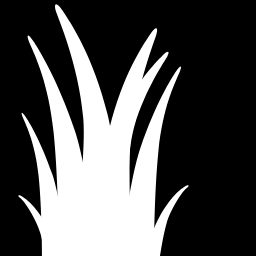
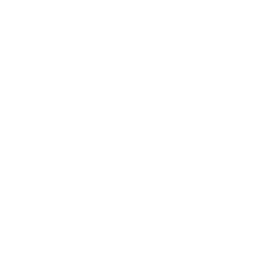
Two versions of the same layered image (256 × 256). Layer-by-layer changes:
pixels changed over [0, 0, 256, 256] (layer not identified)
